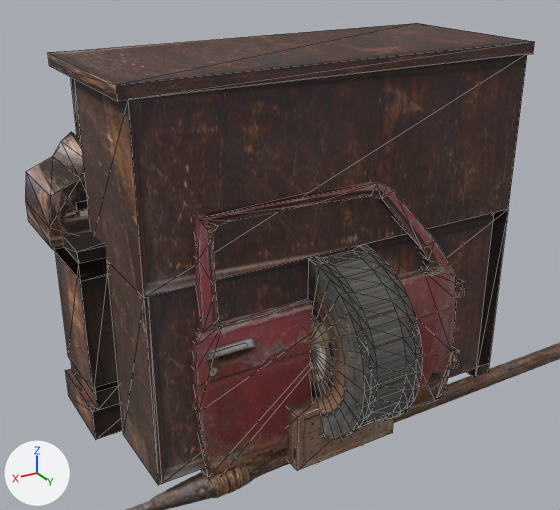
What one commit did to the glTF model public/assets/models/wasteland/scablands/crew-favours.glb.
Camera for both pictures: a camera (50 mm lens) standing at (1.32, 1.847, 1.668) and looking at (0.069, -0.239, 0.625). Arrows for +X, +Y and +Z are at lower left; the lights stay in place. The older version comes first. Mesh edges are drawn as thin lines on the coarser meshes. Where no turn or scale is listed for an object, it has been applied to the vertices.

The older version as bpy lines, for what is in view:
```python
me_gerald_box = bpy.data.meshes.new('gerald-box')
me_gerald_box.from_pydata(...)  # a box spanning x -0.2..0.2, y -0.09..0.09, z 0.0..0.21
me_gerald_box.materials.append(mat_photo___ww_gerald_box)  # picture img_ww_gerald_box
me_jax_harpoon = bpy.data.meshes.new('jax-harpoon')
me_jax_harpoon.from_pydata(...)  # 1676 vertices, 3092 faces; spans x -1.25..1.25, y -0.05..0.05, z -0.08..0.09
me_jax_harpoon.materials.append(mat_photo___ww_harpoon_photo)  # picture img_ww_harpoon_photo
me_piano_upright = bpy.data.meshes.new('piano-upright')
me_piano_upright.from_pydata(...)  # 216 vertices, 324 faces; spans x -0.78..0.78, y -0.73..0.0, z 0.0..1.3
me_piano_upright.materials.append(mat_photo___ww_piano_photo)  # picture img_ww_piano_photo
ob_gerald_box = bpy.data.objects.new('gerald-box', me_gerald_box)
ob_gerald_box.location = (0.0, 0.0, 0.0)
ob_jax_harpoon = bpy.data.objects.new('jax-harpoon', me_jax_harpoon)
ob_jax_harpoon.location = (0.0, 0.0, 0.0)
ob_piano_upright = bpy.data.objects.new('piano-upright', me_piano_upright)
ob_piano_upright.location = (0.0, 0.0, 0.0)
# also in view: 'regret-wheel' at (0.0, 0.0, 0.4); 'regret-door' at (-0.018, 0.0, 0.465)
```
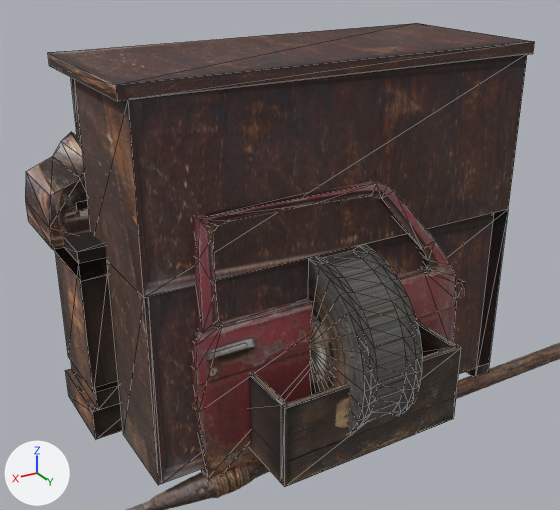
Commit message: WW-ART-CREW: build recessed dynamite crate

Where the change shows, as pixel boxes (x1, y1, x2, y2) in the pictures (560 x 510 px):
'dynamite-box', added: after (249, 321, 461, 487)
    faces in mat_photo___ww_dynamite_front (picture img_ww_dynamite_front): (249, 325, 461, 487)
    faces in mat_photo___ww_dynamite_top (picture img_ww_dynamite_top): (249, 321, 461, 408)
'gerald-box', unchanged, covered by the edit: before (287, 400, 394, 470)

The edits, one by one:
Picture 'ww-dynamite-front' (img_ww_dynamite_front) is new.
Picture 'ww-dynamite-top' (img_ww_dynamite_top) is new.
Material 'Photo / ww-dynamite-front' (mat_photo___ww_dynamite_front) is new.
Its texture is img_ww_dynamite_front.
Its roughness is 0.9.
Material 'Photo / ww-dynamite-top' (mat_photo___ww_dynamite_top) is new.
Its texture is img_ww_dynamite_top.
Its roughness is 0.9.
Mesh me_dynamite_box is new.
It has 28 vertices, 60 faces and spans x -0.34..0.34, y -0.24..0.24, z 0.08..0.38.
Faces by material slot: [50, 10].
It uses material mat_photo___ww_dynamite_front (picture img_ww_dynamite_front).
It uses material mat_photo___ww_dynamite_top (picture img_ww_dynamite_top).
Object 'dynamite-box' (ob_dynamite_box) is new; it shows me_dynamite_box.
Its location is (0.0, 0.0, 0.0).
